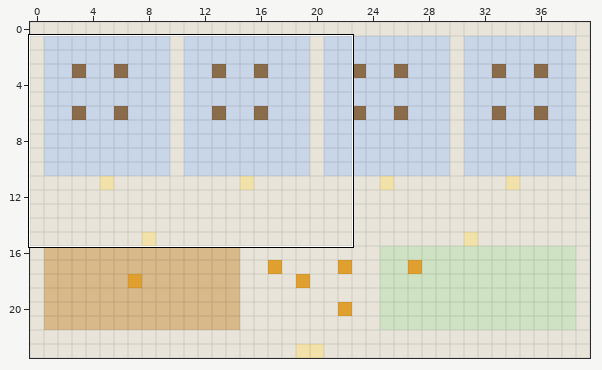
Tiled map (JSON), stored at company/office.tmj. The picture above shows the old version from afar; the outline marks the close-up.
Close-up. Before the commit:
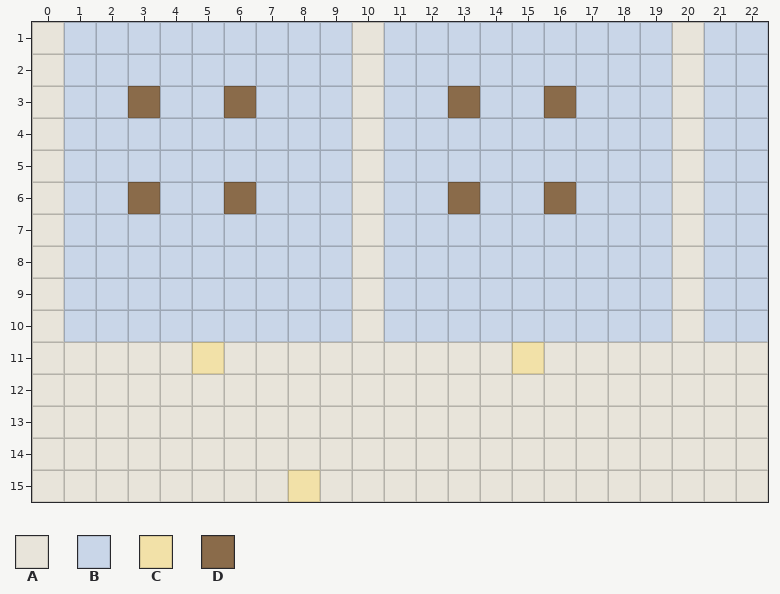
Cells are 32x32 px. Shown: x 0..22, y 1..15. The commit also changed other parts of the map, which this record leaves out.
Key: from "office": A 0, B 2, C 5, D 6.
_ is an empty cell, # one hidden under a higher layer.
Layers that did not change in this view are not listed.
Layer "floor" before, first column x 0:
 1 #BBBBBBBBB#BBBBBBBBB#BB
 2 #BBBBBBBBB#BBBBBBBBB#BB
 3 #BBDBBDBBB#BBDBBDBBB#BB
 4 #BBBBBBBBB#BBBBBBBBB#BB
 5 #BBBBBBBBB#BBBBBBBBB#BB
 6 #BBDBBDBBB#BBDBBDBBB#BB
 7 #BBBBBBBBB#BBBBBBBBB#BB
 8 #BBBBBBBBB#BBBBBBBBB#BB
 9 #BBBBBBBBB#BBBBBBBBB#BB
10 #BBBBBBBBB#BBBBBBBBB#BB
11 #####C#########C#######
12 #AAAAAAAAAAAAAAAAAAAAAA
13 #AAAAAAAAAAAAAAAAAAAAAA
14 #AAAAAAAAAAAAAAAAAAAAAA
15 ########C#######AAAAAAA
The result:
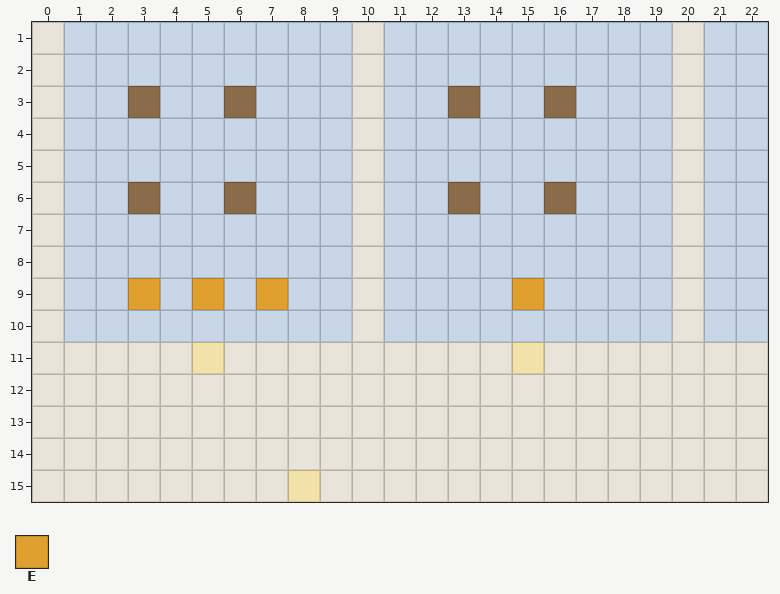
Further tiles: from "office": E 7.
Difference:
Layer "floor":
The edit turns tile B into tile E in row 9 at x 3, 5, 7 and 15.
Where, in picture pixels (left, top, right, bottom), the same in both close-ups:
changed: (128, 278, 160, 310)
changed: (192, 278, 224, 310)
changed: (256, 278, 288, 310)
changed: (512, 278, 544, 310)
